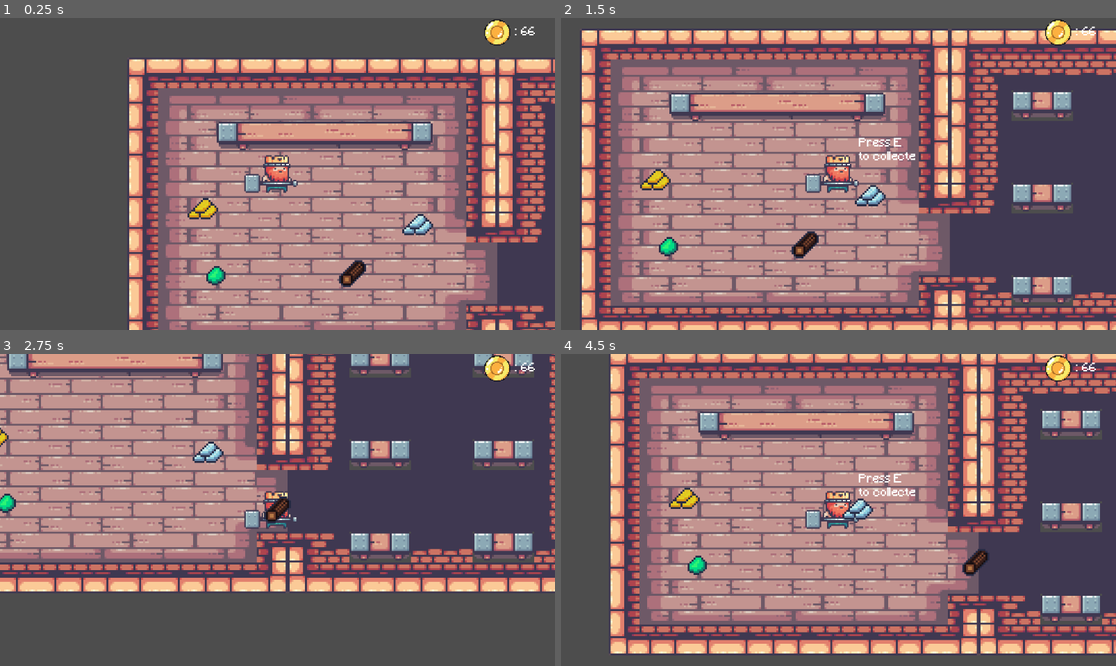
Above: before the commit, frames 1-4 (two rows, left to right).
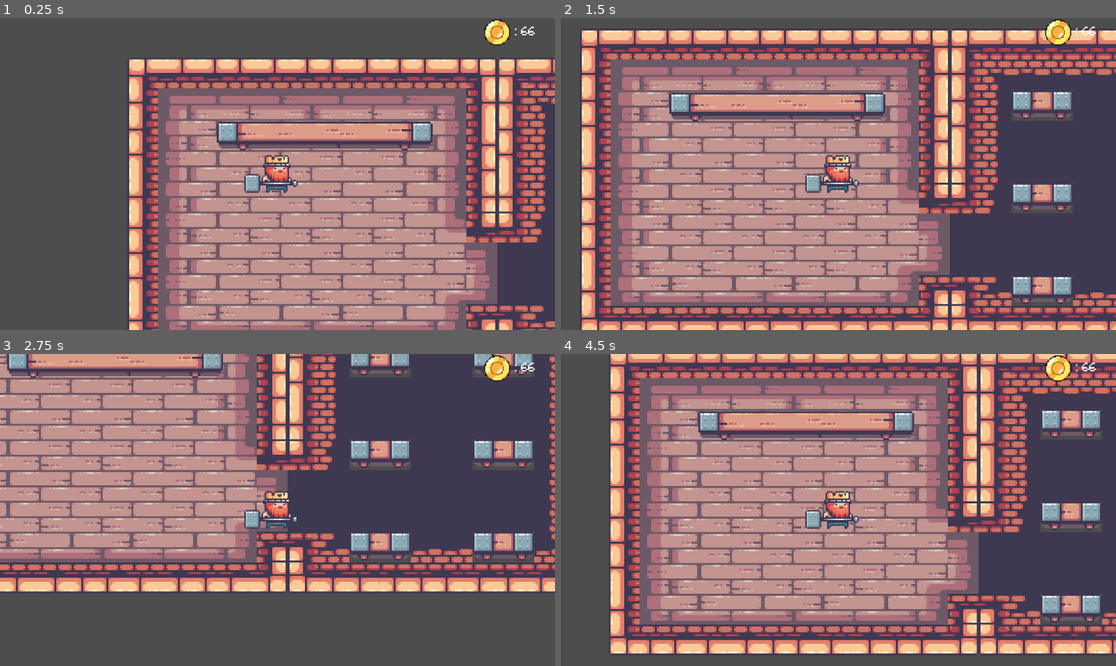
Above: after the commit, the same moments.

Repository: gogolum/GameJam2023
Game: Godot game, scene res://Scene/Main/main_level.tscn
Same seed, same stepped clock (60 frames per second), same inputs: the game is played once before the commit and once after it.
Inputs:
- Up to frame 1 (0.25 s): no input
- Up to frame 2 (1.5 s): tap Enter at 0.5 s; hold D (right) 0.53-1.28 s; tap Space (craft) at 0.6 s; hold S (down) from 1.28 s (still down); tap E (interact) at 1.35 s
- Up to frame 3 (2.75 s): tap E (interact) at 2 s; release S (down) at 2.03 s; hold D (right) from 2.03 s (still down); tap Space (craft) at 2.1 s
- Up to frame 4 (4.5 s): release D (right) at 2.78 s; hold W (up) 2.78-3.53 s; tap E (interact) at 2.85, 4.25, 4.35 s; tap Enter at 3.5 s; hold A (left) from 3.53 s (still down); tap Space (craft) at 3.6 s

The runs differ from the first frame. In frame 1, 0.9% of the frame differs, in the area x 33-79%, y 57-87%; in frame 2, 1.2%, in the area x 14-64%, y 38-78%; in frame 3, 0.7%; in frame 4, 1.2%.

Commit message:
delete file

Diff:
--- a/Scene/Main/main_level.tscn
+++ b/Scene/Main/main_level.tscn
@@ -1,9 +1,8 @@
-[gd_scene load_steps=10 format=3 uid="uid://db7tnw8hyendc"]
+[gd_scene load_steps=9 format=3 uid="uid://db7tnw8hyendc"]
 
 [ext_resource type="Texture2D" uid="uid://dgbbji4hl20mr" path="res://Art/Sprites/14-TileSets/Terrain (32x32).png" id="1_jsdwy"]
 [ext_resource type="PackedScene" uid="uid://tbiirjlkmisb" path="res://Scene/Player/player.tscn" id="2_oyxva"]
 [ext_resource type="Texture2D" uid="uid://jtcttfod6hjc" path="res://Art/Sprites/14-TileSets/Decorations (32x32).png" id="2_tt3ku"]
-[ext_resource type="PackedScene" uid="uid://bskbb0eymhkb6" path="res://Scene/PickUp/pick_up.tscn" id="4_u1rgs"]
 [ext_resource type="PackedScene" uid="uid://dx3h6h2l8ib8g" path="res://Scene/UI/ui.tscn" id="5_m0tf3"]
 [ext_resource type="PackedScene" uid="uid://bf5j02fbfyxq" path="res://Scene/CraftingBench/crafting_bench.tscn" id="6_2rng3"]
 
@@ -1452,16 +1451,4 @@
 
 [node name="Camera2D" type="Camera2D" parent="Entities/Player"]
 
-[node name="PickUp" parent="." instance=ExtResource("4_u1rgs")]
-position = Vector2(468, 480)
-
-[node name="PickUp2" parent="." instance=ExtResource("4_u1rgs")]
-position = Vector2(603, 380)
-
-[node name="PickUp3" parent="." instance=ExtResource("4_u1rgs")]
-position = Vector2(184, 484)
-
-[node name="PickUp4" parent="." instance=ExtResource("4_u1rgs")]
-position = Vector2(157, 347)
-
 [node name="UI" parent="." instance=ExtResource("5_m0tf3")]
